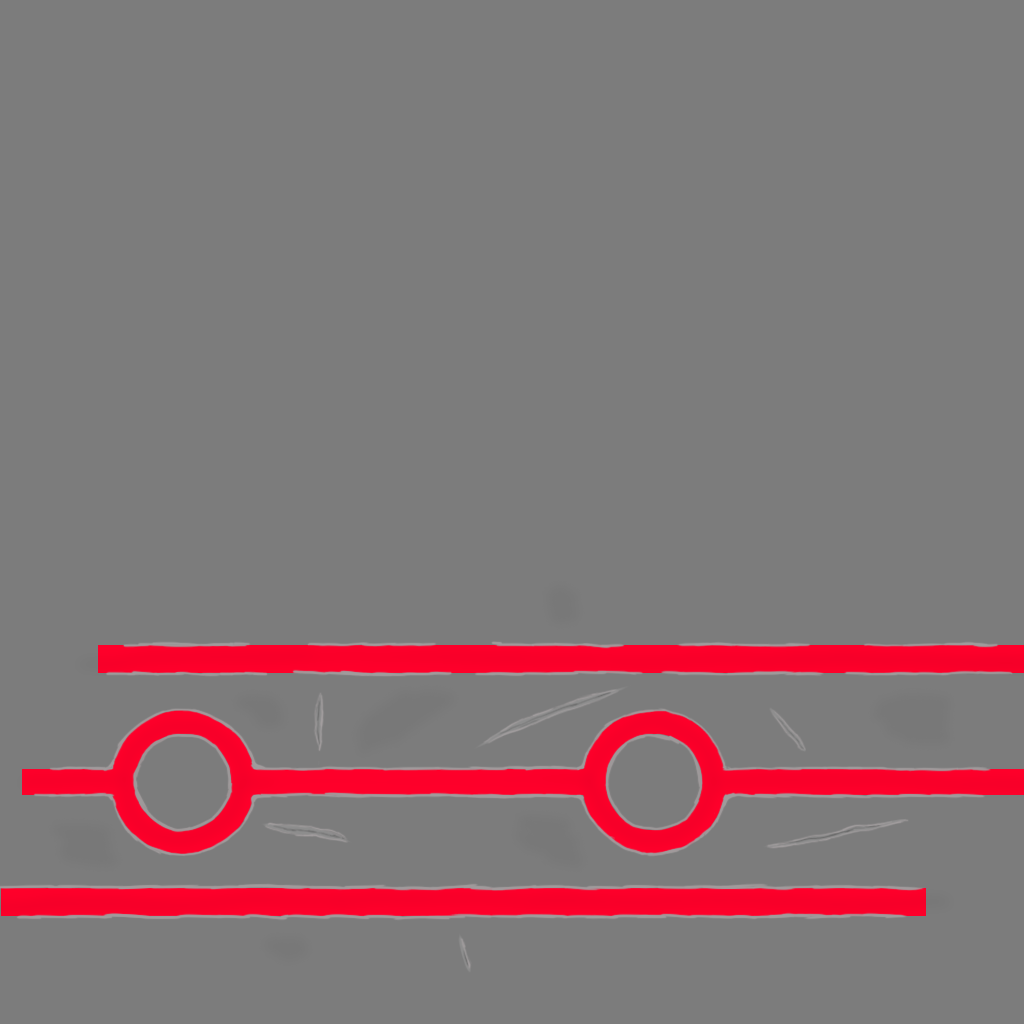
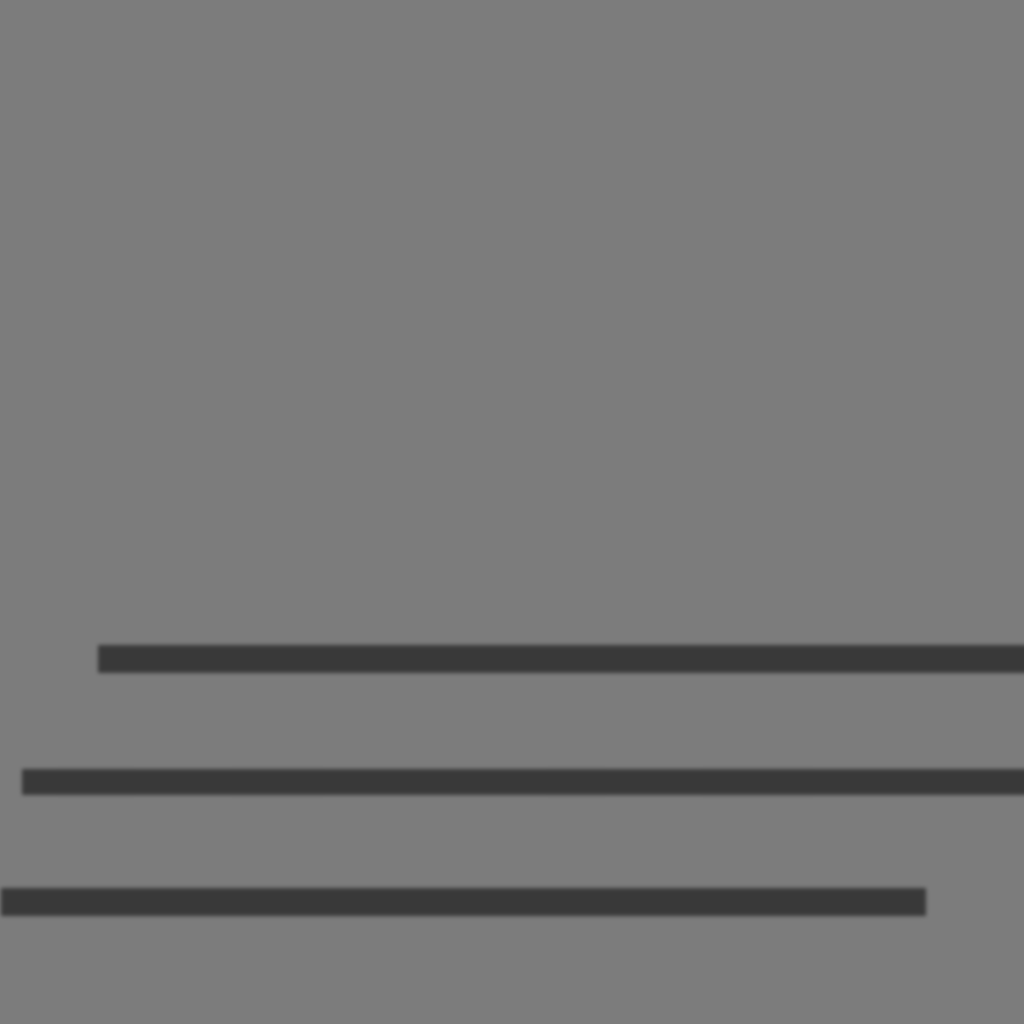
The second (1024, 1024) image is a revision of the first. Changes to its layers:
renamed "Red" to "Layer 12", hid it, moved it above "HighLights", painted on it over [1, 645, 1024, 916]
hid "HighLights", painted on it over [0, 641, 1014, 970]
hid "dirt" over [42, 588, 962, 972]
hid "Cutmiddle" over [272, 691, 883, 967]
hid "Cuts5" over [260, 686, 908, 972]
hid "DarkRed", painted on it over [0, 641, 1024, 921]
renamed "Cutmiddle copy" to "Layer 13", moved it out of group "Group 1", painted on it, masked it over [1, 645, 1024, 967]
